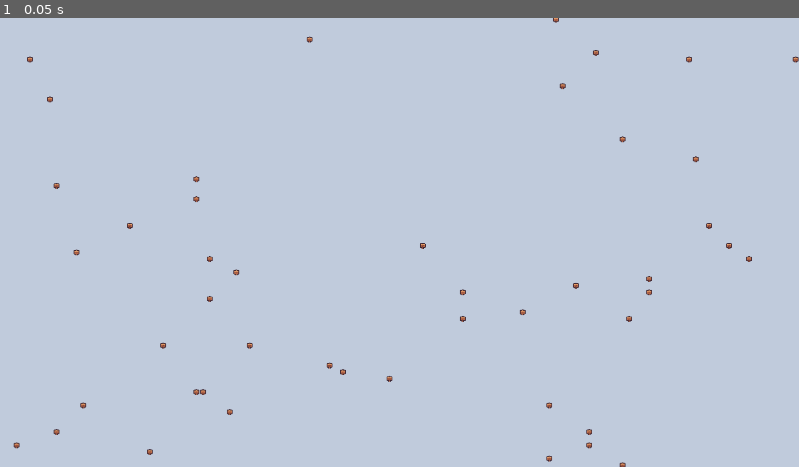
Above: before the commit, frame 1.
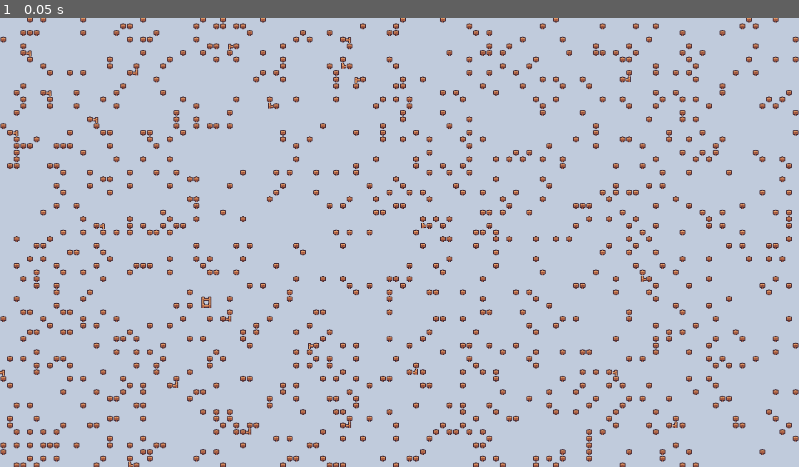
Above: after the commit, the same moment.

Repository: LYK-ce/Pictor
Game: Godot game, scene res://src/main/main.tscn
Same seed, same stepped clock (60 frames per second), same inputs: the game is played once before the commit and once after it. The project has no main scene, so this scene is started directly.
Inputs:
- Up to frame 1 (0.05 s): no input

The runs differ from the first frame. In frame 1, 8.9% of the frame differs, in the area x 0-100%, y 0-100%.

Commit message:
wall: increase count to 5000 for autotile visibility

Diff:
--- a/src/renderer_2d/map_container_2d.gd
+++ b/src/renderer_2d/map_container_2d.gd
@@ -11,7 +11,7 @@
 const TERRAIN_GROUND := 1
 
 const RANGE_HALF := 100
-const WALL_COUNT := 200
+const WALL_COUNT := 5000
 
 @onready var _ground_layer := $GroundLayer as TileMapLayer
 @onready var _wall_layer := $WallLayer as TileMapLayer
